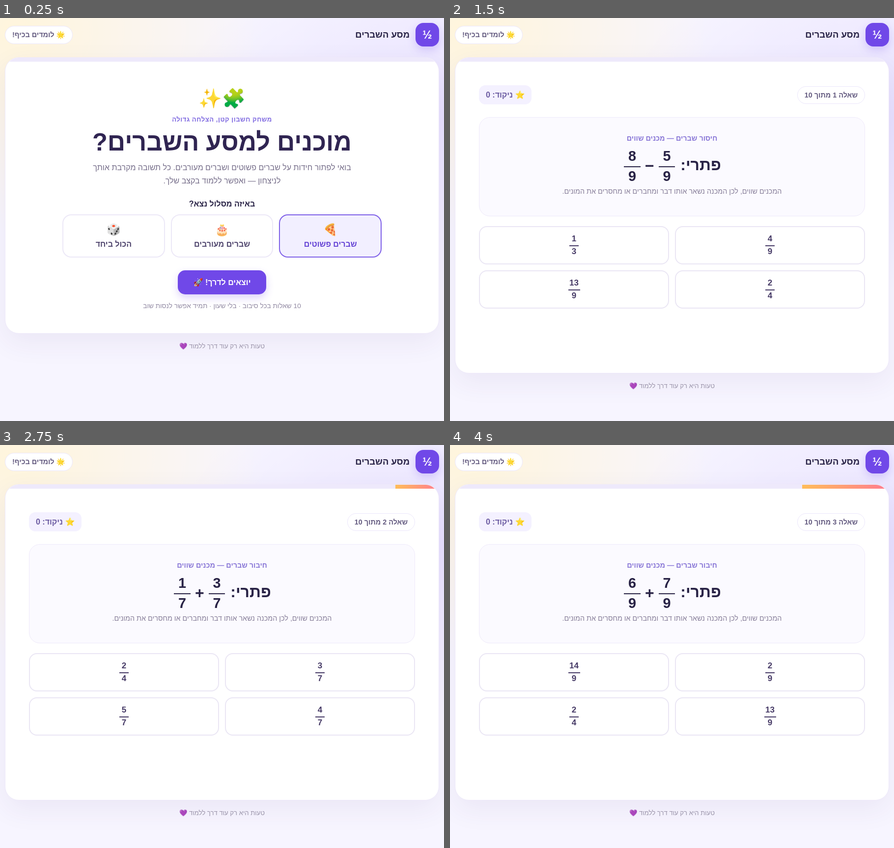
Above: before the commit, frames 1-4 (two rows, left to right).
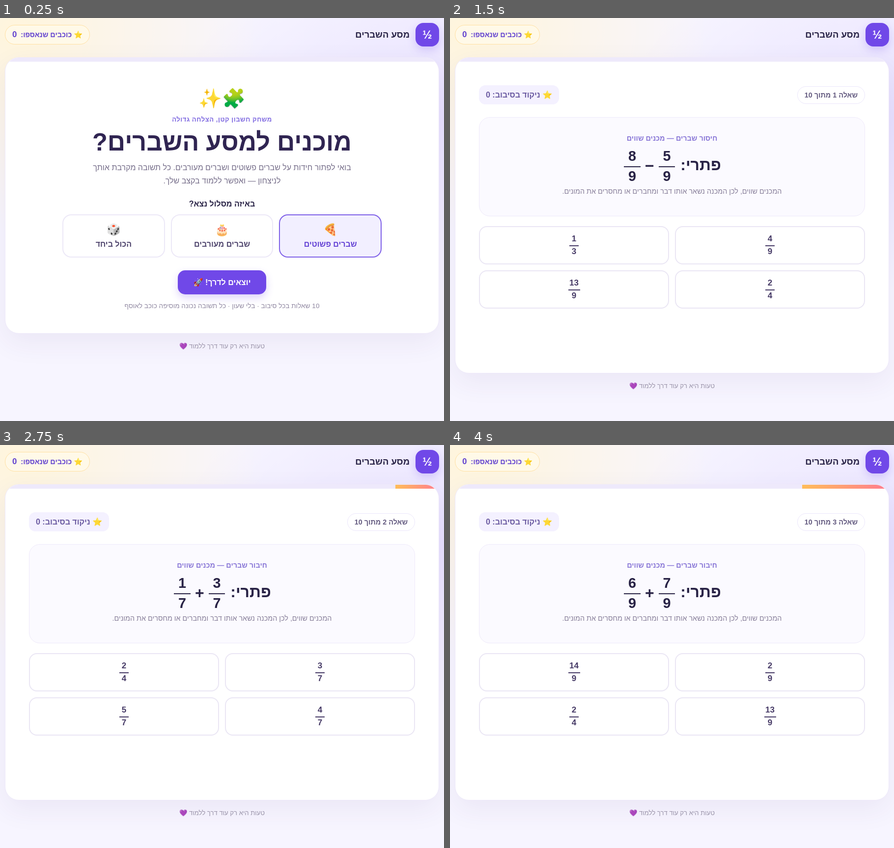
Above: after the commit, the same moments.

Repository: shiraasraf230106/math-game-
Game: browser game, page index.html
Two runs of this game, one before a commit and one after it. Both use one fixed random seed, a clock stepped at 60 frames per second and the inputs below.
Inputs:
- Up to frame 1 (0.25 s): no input
- Up to frame 2 (1.5 s): click "יוצאים לדרך! 🚀" at 1.27 s
- Up to frame 3 (2.75 s): click "2 4" at 1.87 s; click "לשאלה הבאה ←" at 2.47 s
- Up to frame 4 (4 s): click "5 7" at 3.07 s; click "לשאלה הבאה ←" at 3.67 s

The runs differ from the first frame. In frame 1, 0.4% of the frame differs, in the area x 1-72%, y 1-73%; in frame 2, 0.3%; in frame 3, 0.3%; in frame 4, 0.3%.

Commit message:
Put whole number left of mixed fractions and accumulate stars for correct answers

Diff:
--- a/index.html
+++ b/index.html
@@ -4,28 +4,28 @@
   <meta charset="utf-8">
   <meta name="viewport" content="width=device-width, initial-scale=1">
   <meta name="theme-color" content="#7048e8">
-  <meta http-equiv="Cache-Control" content="no-cache, no-store, must-revalidate">
   <title>מסע השברים — משחק מתמטיקה</title>
   <style>
     :root{font-family:Arial,"Rubik",sans-serif;color:#292346;background:#f6f3ff;font-synthesis:none;text-rendering:optimizeLegibility}
     *{box-sizing:border-box}body{margin:0;min-height:100vh;background:radial-gradient(ellipse at 15% 5%,#fff5dc 0,transparent 35%),radial-gradient(ellipse at 90% 25%,#e7e0ff 0,transparent 38%),#f7f5ff}
     button{font:inherit;cursor:pointer}.wrap{width:min(920px,100%);margin:auto;padding:28px 18px 48px}
     header{display:flex;align-items:center;justify-content:space-between;margin-bottom:22px}.brand{display:flex;gap:12p …(216 unchanged characters)…
-    .badge{background:#fff;border:1px solid #ebe6fb;border-radius:999px;padding:9px 14px;font-weight:700;color:#645b80;font-size:.9rem}
+    .badge{background:#fff;border:1px solid #ebe6fb;border-radius:999px;padding:9px 14px;font-weight:700;color:#645b80;font-size:.9rem}.star-badge{color:#6243cf;background:#fff9e8;border-color:#ffe1a3}.star-badge strong{font-size:1.05rem;margin-inline-start:4px}
     main{background:#fff;border:1px solid #eee9fa;border-radius:28px;box-shadow:0 18px 55px #44306b12;overflow:hidden}.topline{height:8px;background:#eee9fb}.progress{height:100%;width:0;background:linear-gradient(90deg,#ffbd59,#ff7c91);transition:width .35s ease}
     .content{padding:clamp(22px,5vw,48px)}.intro{text-align:center}.sparkle{font-size:2.4rem;margin:4px 0 12px}.eyebrow …(241 unchanged characters)…
     .mode-label{font-weight:800;margin:20px 0 12px}.modes{display:grid;grid-template-columns:repeat(3,1fr);gap:12px;max …(352 unchanged characters)…
     .primary{border:0;border-radius:15px;background:#7048e8;color:#fff;font-weight:900;padding:15px 32px;box-shadow:0 7px 16px #7048e83d;transition:.18s}.primary:hover{background:#5e37d2;transform:translateY(-1px)}.small-note{color:#9189a2;font-size:.85rem;margin-top:16px}
     .quiz-head{display:flex;justify-content:space-between;align-items:center;gap:12px;margin-bottom:26px}.score{color:# …(360 unchanged characters)…
-    /* Fractions are laid out explicitly: numerator, solid horizontal rule, denominator. */
     .equation{direction:ltr;unicode-bidi:isolate;display:inline-flex;align-items:center;gap:.22em;vertical-align:middle …(544 unchanged characters)…
+    /* Direction is forced left-to-right so a mixed number's whole number stays physically left of its fraction. */
+    .mixed-number{direction:ltr;unicode-bidi:isolate;display:inline-flex;align-items:center;gap:.18em;vertical-align:middle;white-space:nowrap}.mixed-number .whole{order:0}.mixed-number .fraction{order:1}
     .hint{min-height:24px;color:#877e99;font-size:.9rem;margin-top:8px}.answers{display:grid;grid-template-columns:repe …(1191 unchanged characters)…
     @media(max-width:560px){.wrap{padding:16px 12px 30px}.modes{gap:7px}.mode{font-size:.87rem;padding:12px 5px}.mode span{font-size:1.25rem}.quiz-head{align-items:flex-start}.badge{font-size:.8rem;padding:8px 10px}.answers{gap:9px}.answer{padding:13px 7px}.content{padding:24px 18px}}
   </style>
 </head>
 <body>
   <div class="wrap">
-    <header><div class="brand"><div class="logo">½</div><span>מסע השברים</span></div><div class="badge">🌟 לומדים בכיף!</div></header>
+    <header><div class="brand"><div class="logo">½</div><span>מסע השברים</span></div><div class="badge star-badge" aria-live="polite">⭐ כוכבים שנאספו: <strong id="stars">0</strong></div></header>
     <main>
       <div class="topline"><div class="progress" id="progress"></div></div>
       <section class="content intro" id="start-screen">
@@ -39,10 +39,10 @@
           <button class="mode" data-mode="mix"><span>🎲</span>הכול ביחד</button>
         </div>
         <button class="primary" id="start-button">יוצאים לדרך! 🚀</button>
-        <div class="small-note">10 שאלות בכל סיבוב · בלי שעון · תמיד אפשר לנסות שוב</div>
+        <div class="small-note">10 שאלות בכל סיבוב · בלי שעון · כל תשובה נכונה מוסיפה כוכב לאוסף</div>
       </section>
       <section class="content hidden" id="quiz-screen" aria-live="polite">
-        <div class="quiz-head"><div class="badge" id="question-count">שאלה 1 מתוך 10</div><div class="score">⭐ ניקוד: <span id="score">0</span></div></div>
+        <div class="quiz-head"><div class="badge" id="question-count">שאלה 1 מתוך 10</div><div class="score">⭐ ניקוד בסיבוב: <span id="score">0</span></div></div>
         <div class="question-card"><div class="question-type" id="question-type"></div><div class="question" id="question"></div><div class="hint" id="hint"></div></div>
         <div class="answers" id="answers"></div><div class="feedback" id="feedback" aria-live="assertive"></div>
         <div class="next-row"><button class="primary hidden" id="next-button">לשאלה הבאה ←</button></div>
@@ -57,13 +57,18 @@
   </div>
 <script>
 (() => {
-  const TOTAL=10;
-  let mode='simple',questions=[],index=0,score=0,locked=false;
+  const TOTAL=10, STAR_KEY='fraction-game-stars';
+  let mode='simple',questions=[],index=0,score=0,locked=false,stars=Number(localStorage.getItem(STAR_KEY))||0;
   const $=id=>document.getElementById(id);
+  $('stars').textContent=stars;
   const gcd=(a,b)=>b?gcd(b,a%b):a;
   const fraction=(n,d)=>{const g=gcd(Math.abs(n),d);return `${n/g}/${d/g}`;};
   const mixedText=(whole,n,d)=>n===0?`${whole}`:`${whole} ${fraction(n,d)}`;
-  const mathHTML=text=>String(text).replace(/(\d+)\/(\d+)/g,'<span class="fraction" role="img" aria-label="$1 חלקי $2"><span class="numerator">$1</span><span class="denominator">$2</span></span>');
+  function mathHTML(text){
+    return String(text)
+      .replace(/(\d+)\s+(\d+)\/(\d+)/g,'<span class="mixed-number" role="img" aria-label="$1 ושלוש?"><span class="whole">$1</span><span class="fraction" aria-label="$2 חלקי $3"><span class="numerator">$2</span><span class="denominator">$3</span></span></span>')
+      .replace(/(\d+)\/(\d+)/g,'<span class="fraction" role="img" aria-label="$1 חלקי $2"><span class="numerator">$1</span><span class="denominator">$2</span></span>');
+  }
   const shuffle=a=>{for(let i=a.length-1;i>0;i--){const j=Math.floor(Math.random()*(i+1));[a[i],a[j]]=[a[j],a[i]];}return a;};
   const pick=a=>a[Math.floor(Math.random()*a.length)];
   const makeOptions=(answer,wrong)=>{const out=[answer];for(const item of wrong)if(item!==answer&&!out.includes(item)&&out.length<4)out.push(item);let n=1;while(out.length<4){const fallback=`${n+1}/${n+3}`;if(!out.includes(fallback)&&fallback!==answer)out.push(fallback);n++;}return shuffle(out);};
@@ -95,7 +100,7 @@
   }
   function newRound(){index=0;score=0;locked=false;questions=Array.from({length:TOTAL},()=>mode==='simple'?simpleQuesti …(263 unchanged characters)…
   function showQuestion(){locked=false;const q=questions[index];$('question-count').textContent=`שאלה ${index+1} מתוך $ …(612 unchanged characters)…
-  function chooseAnswer(value,button){if(locked)return;locke …(162 unchanged characters)… t.add('correct');});if(correct){score++;$('feedback').innerHTML=`נכון מאוד! 🎉 ${ …(424 unchanged characters)…
+  function chooseAnswer(value,button){if(locked)return;locke …(162 unchanged characters)… t.add('correct');});if(correct){score++;stars++;localStorage.setItem(STAR_KEY,String(stars));$('stars').textContent=stars;$('feedback').innerHTML=`נכון מאוד! 🎉 ${ …(424 unchanged characters)…
   function finish(){$('quiz-screen').classList.add('hidden');$('result-screen').classList.remove('hidden');$('progress' …(666 unchanged characters)…
   document.querySelectorAll('.mode').forEach(b=>b.addEventListener('click',()=>{document.querySelectorAll('.mode').forEach(x=>x.classList.remove('selected'));b.classList.add('selected');mode=b.dataset.mode;}));
   $('start-button').addEventListener('click',newRound);$('again-button').addEventListener('click',newRound);$('next-button').addEventListener('click',()=>{index++;if(index===TOTAL)finish();else showQuestion();});
